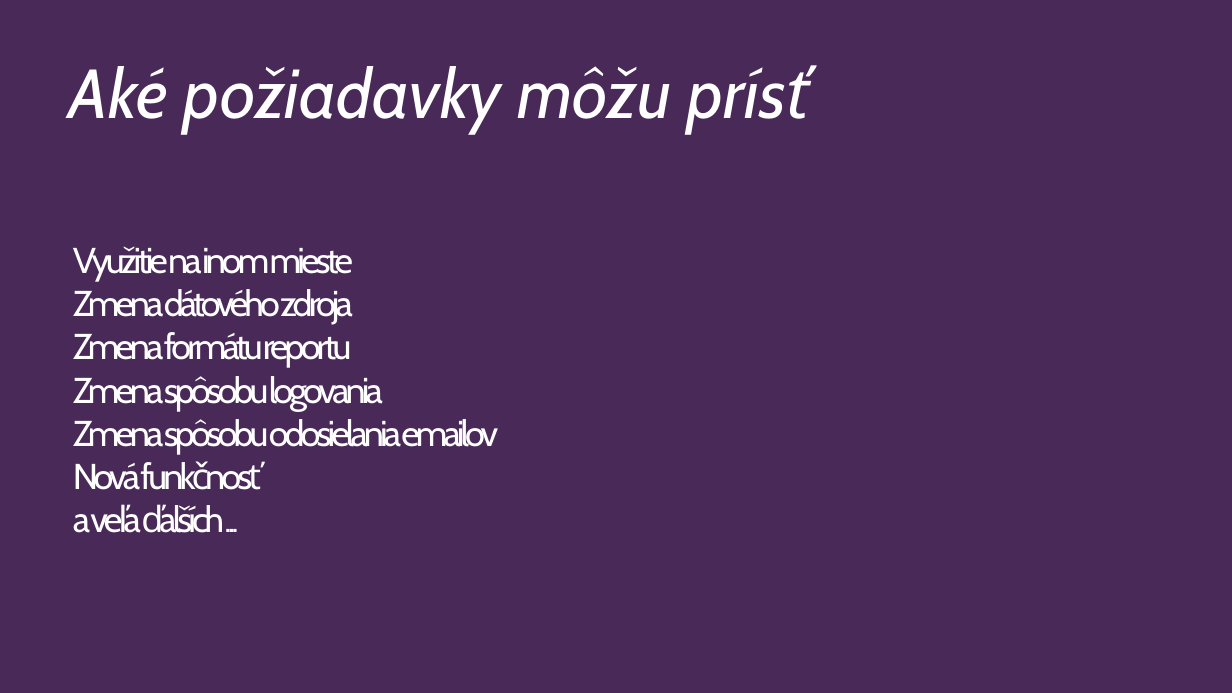
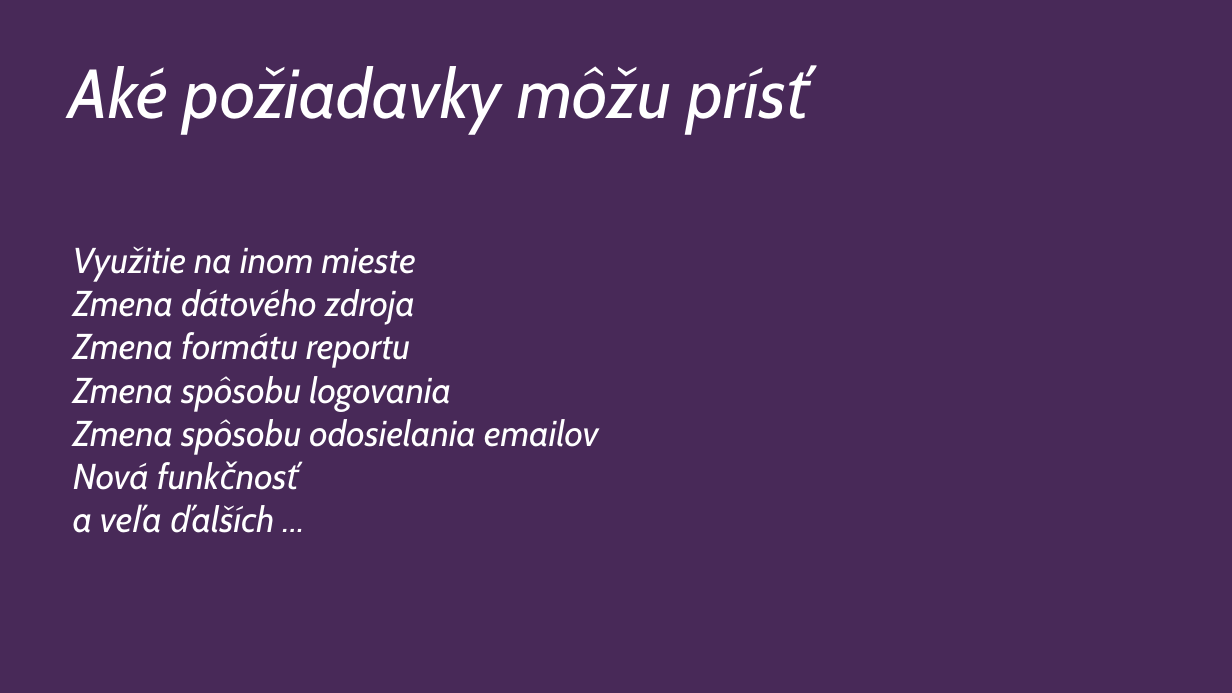
Before and after one commit to Burgyn/SOLID-Principles, a slide deck: slide 13 of SOLIDPrinciples.pptx. Drawn at 1232x693 pixels with LibreOffice and Linux fonts; fonts in the diff are those of the drawing. Boxes give left, top, right and bottom in pixels: in the first picture for what was removed or moved away, otherwise in the second. Text is boxed around its words. In the diff, an @@ line names an element or a change of style, - is before the commit and + after.

```diff
--- a/SOLIDPrinciples.pptx
+++ b/SOLIDPrinciples.pptx
@@ title "Využitie na inom mieste Zmena ..." at <box>73,247,598,533</box>: letter spacing -3 to 0 pt, italic on @@
```
Also in this commit, not shown: 3 other slides changed, 14 slides added, 2 slides removed, 1 other file.
